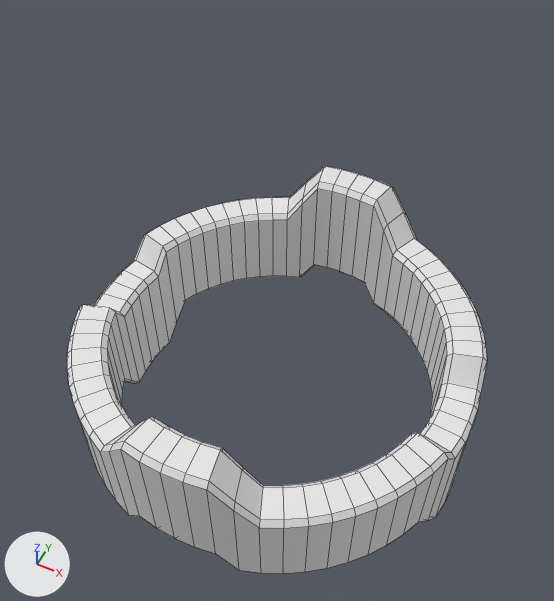
One commit to the Blender file Assets/Meshes/creature_parts.blend: the scene before it, then after it.
Before and after are seen from a camera (50 mm lens) standing at (8.46, -16.92, 24.85) and looking at (-0.12, 0.22, 3.42). The axes (+X, +Y, +Z) are drawn at lower left. The lights are the same throughout. Mesh edges are drawn as thin lines.

In view in the first picture: 'CylinderApplied'.
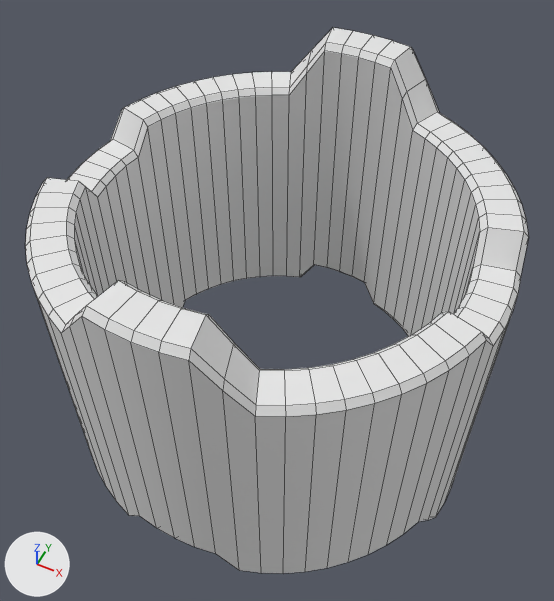
The newer file is also rescaled (x2.5), turned or shifted as a whole; pictures and numbers use the older file's frame.

What differs and where, as boxes (x1, y1, x2, y2) in the pictures (554 x 601 px):
'CylinderApplied', reshaped (20% wider, 34% taller): before (67, 166, 487, 573); after (25, 28, 528, 573)

Patch to the scene script:
```diff
--- a/Assets/Meshes/creature_parts.blend.py
+++ b/Assets/Meshes/creature_parts.blend.py
@@ me_cylinder_001 @@
 me_cylinder_001.from_pydata(...)  # 512 vertices, 512 faces; spans x -8.0..8.0, y -8.0..8.0, z -4.0..4.0
 # used by ob_cylinderapplied; location = (0.0, 0.0, 0.0)
+# me_cylinder_001 part 1: all 256 vertices in x -8.0..8.0, y -8.0..8.0, z 0.8..4.0 are moved by (0.0, 0.0, 6.4)
```
